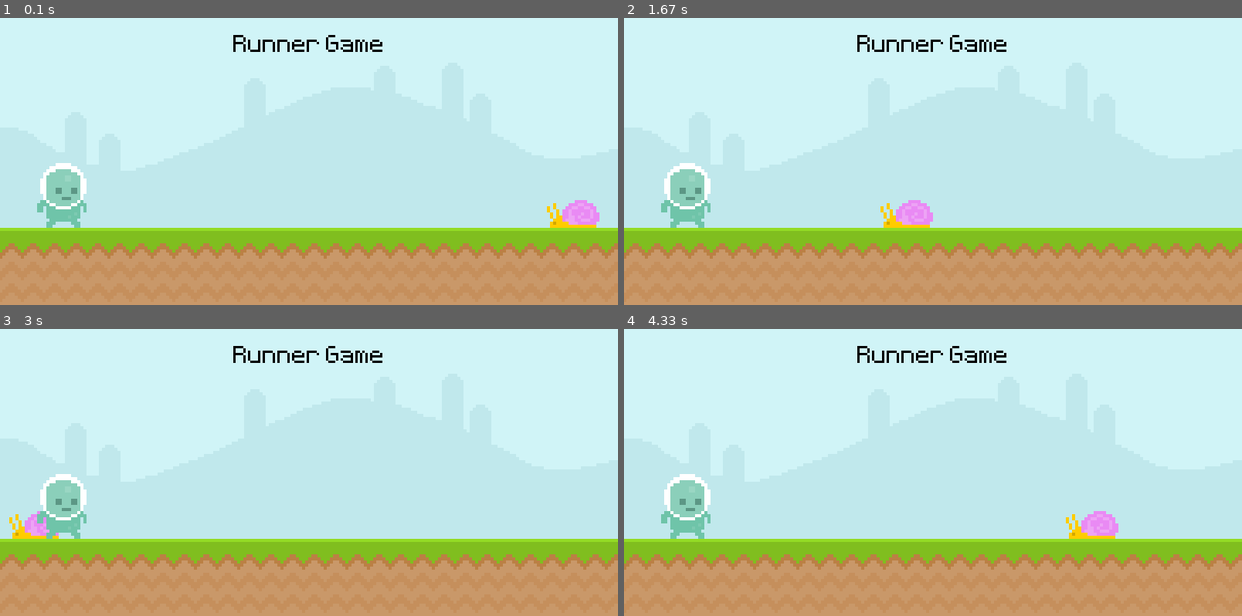
Above: before the commit, frames 1-4 (two rows, left to right).
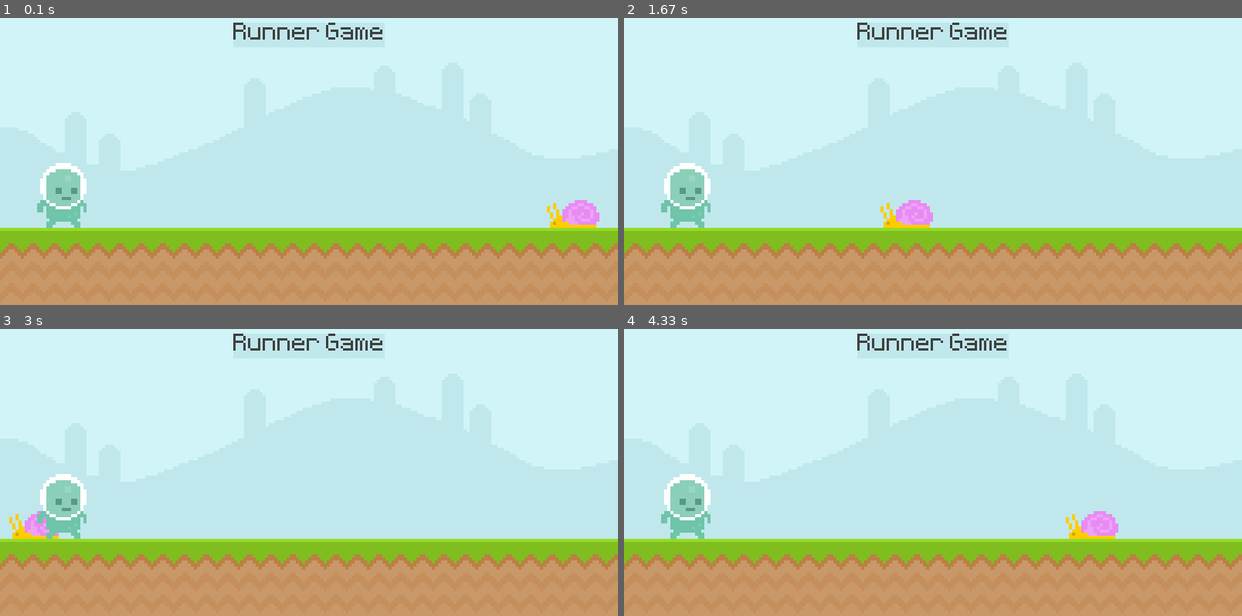
Above: after the commit, the same moments.

Repository: Computational-Simulation-Projects/Clear-Code-the-ultimate-introduction-to-PyGame
Game: pygame game, started from main.py
Two runs of this game, one before a commit and one after it. Both use one fixed random seed, a clock stepped at 60 frames per second and the inputs below.
Inputs:
- Up to frame 1 (0.1 s): no input
- Up to frame 2 (1.67 s): no input
- Up to frame 3 (3 s): no input
- Up to frame 4 (4.33 s): no input

The runs differ from the first frame. In frame 1, 0.9% of the frame differs, in the area x 37-62%, y 1-12%; in frame 2, 0.9%; in frame 3, 0.9%; in frame 4, 0.9%.

Commit message:
drew-shapes-using-rectangles-and-used-colors

Diff:
--- a/main.py
+++ b/main.py
@@ -24,16 +24,17 @@
 # .convert() converts the surface to the display format... it's fast
 sky_surface = pygame.image.load('./graphics/Sky.png').convert()
 ground_surface = pygame.image.load('./graphics/Ground.png').convert()
+
 # True = anti-aliased && aniti-aliased is slow but looks better by smoothening the jagged edges by averaging pixels
 # here ani-aliasing is turned off since it is a pixel art
-text_surface = test_font.render('Runner Game', False, 'Black')
+score_surf = test_font.render('Runner Game', False, (64, 64, 64))
+score_rect = score_surf.get_rect(center=(width // 2, 50))
 
 # here convert() is not needed since the sprite needs transparent background
 # convert_alpha() considers th transparency / alpha values too
 snail_surf = pygame.image.load(
     './graphics/Snail/snail1.png').convert_alpha()
 snail_rect = snail_surf.get_rect(bottomright=(800, 300))
-
 
 player_surf = pygame.image.load(
     './graphics/Player/player_walk_1.png').convert_alpha()
@@ -60,9 +61,17 @@
     # blit works on the order of the interpreter... top to bottom
     screen.blit(sky_surface, (0, 0))
     screen.blit(ground_surface, (0, 300))
-    screen.blit(text_surface, (width // 2 - text_surface.get_width() // 2, 50))
+
+    # 2 times drawn to cover the score text since having width argument in pygame.draw.rect() stops coloring the center
+    pygame.draw.rect(screen, '#c0e8ec', score_rect)
+    pygame.draw.rect(screen, '#c0e8ec', score_rect, width=10)
+
+    screen.blit(score_surf, score_rect)
     screen.blit(snail_surf, snail_rect)
     screen.blit(player_surf, player_rect)
+
+    # pygame.draw.line(screen, 'Gold', (0, 0), pygame.mouse.get_pos(), 10) # creates a line from (0, 0) to the mouse position
+    # pygame.draw.ellipse(screen, 'Brown', pygame.Rect(50, 200, 100, 100)) # creates an ellipse
 
     # update everything
 
